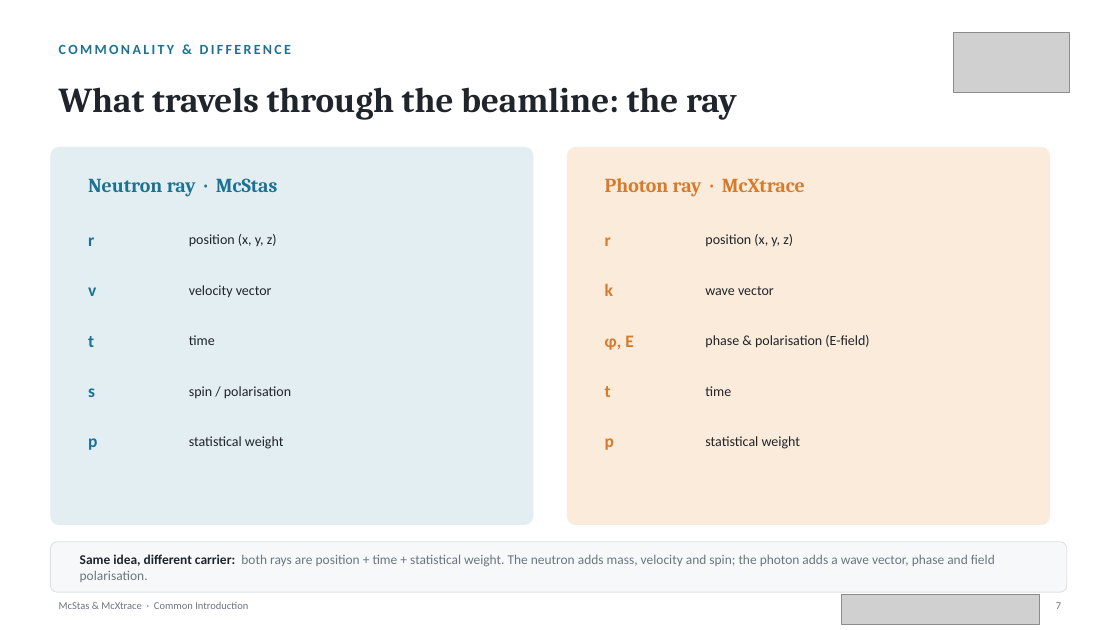
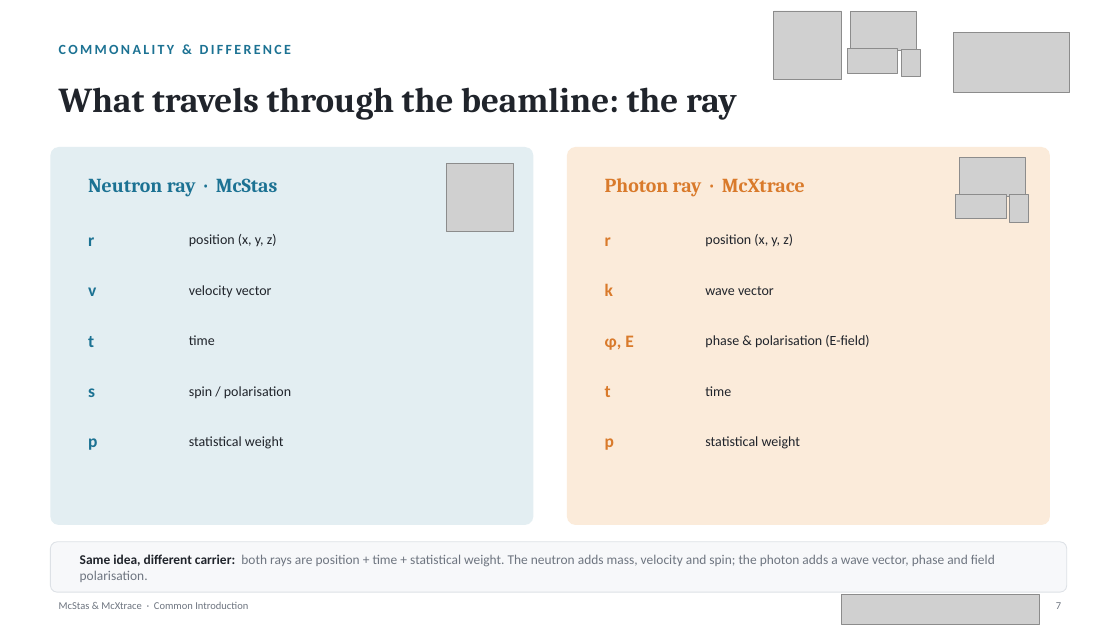
Before and after one commit to mccode-dev/PaNRAID, a slide deck: slide 7 of 21_September_Monday/02_Intro_and_General_Concepts/02_McStas_McXtrace_Common_Introduction.pptx. Drawn at 1120x630 pixels with LibreOffice and Linux fonts; fonts in the diff are those of the drawing; grey boxes stand for pictures. Boxes give left, top, right and bottom in pixels: in the first picture for what was removed or moved away, otherwise in the second. Text is boxed around its words. In the diff, an @@ line names an element or a change of style, - is before the commit and + after.

```diff
--- a/21_September_Monday/02_Intro_and_General_Concepts/02_McStas_McXtrace_Common_Introduction.pptx
+++ b/21_September_Monday/02_Intro_and_General_Concepts/02_McStas_McXtrace_Common_Introduction.pptx
@@ group added at <box>774,11,920,80</box>: 4 pictures @@
@@ picture added at <box>446,163,514,232</box> @@
@@ picture added at <box>960,157,1025,196</box> @@
@@ picture added at <box>956,195,1007,219</box> @@
@@ picture added at <box>1010,195,1028,222</box> @@
```
Also in this commit, not shown: 6 other slides changed, 1 other file.
